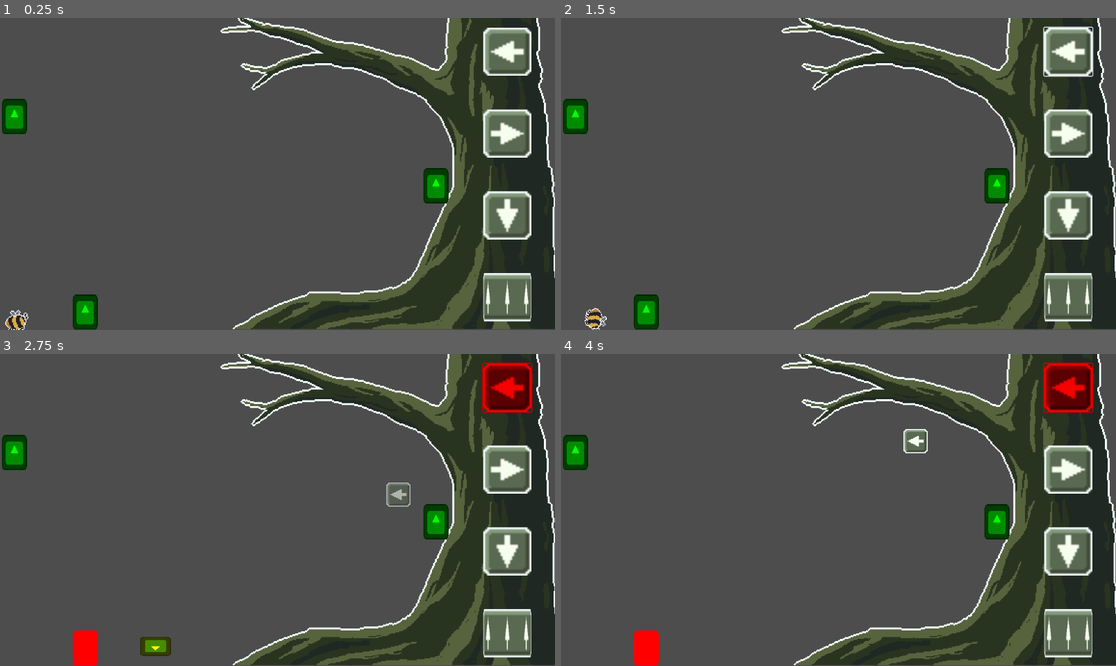
Above: before the commit, frames 1-4 (two rows, left to right).
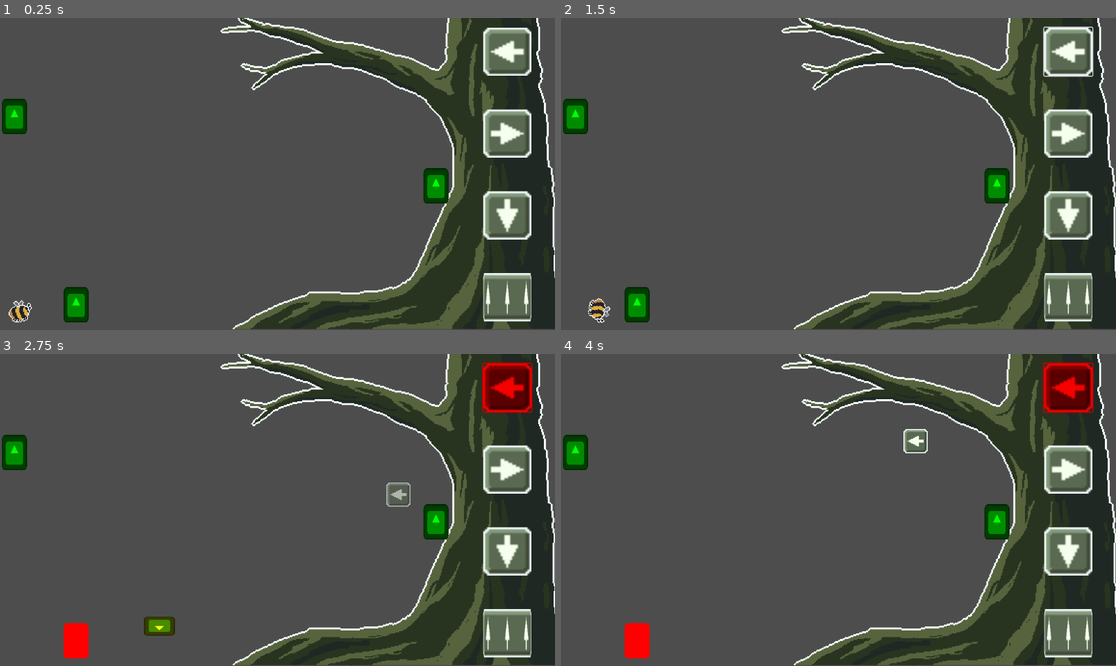
Above: after the commit, the same moments.

Repository: schmertenk/platformer
Game: Godot game, scene res://Scenes/Levels/Level1/Level1.tscn
Two runs of this game, one before a commit and one after it. Both use one fixed random seed, a clock stepped at 60 frames per second and the inputs below. This scene is started directly instead of the project's main scene. The engine's default icon, where the game draws it, is replaced by a stand-in: a white triangle on a blue panel in a dark square.
Inputs (mouse positions are in pixels of both pictures, inside the frame that each line leads up to):
- Up to frame 1 (0.25 s): no input
- Up to frame 2 (1.5 s): click (1066, 52) at 0.52 s; tap Enter at 1.25 s; move the mouse to (960, 158) at 1.27 s; hold Right (right) from 1.28 s (still down); click (960, 158) at 1.35 s
- Up to frame 3 (2.75 s): keep holding Right (right); tap Space (jump) at 1.52, 2.27 s; move the mouse to (399, 494) at 2.02 s; right-click (399, 494) at 2.1 s
- Up to frame 4 (4 s): move the mouse to (894, 441) at 2.77 s; release Right (right) at 2.78 s; hold Left (left) 2.78-3.53 s; click (894, 441) at 2.85 s; move the mouse to (810, 572) at 3.52 s; hold Right (right) from 3.53 s (still down); right-click (810, 572) at 3.6 s; tap Space (jump) at 3.77 s

The runs differ from the first frame. In frame 1, 1.0% of the frame differs, in the area x 0-18%, y 86-100%; in frame 2, 1.0%; in frame 3, 1.2%, in the area x 11-32%, y 84-100%; in frame 4, 0.5%.

Commit message:
level 1 wip

Diff:
--- a/Scenes/ControlPlatforms/S/S.gd
+++ b/Scenes/ControlPlatforms/S/S.gd
@@ -5,6 +5,6 @@
 	if Global.control_platforms.S && Input.is_action_just_pressed("down"):
 		for body in $Body/Area2D.get_overlapping_bodies():
 			if body is CharacterBody2D:
-				body.apply_force(Vector2(0, -1000))
+				body.apply_force(Vector2(0, -800))
 			if body is RigidBody2D:
-				body.apply_force(Vector2(0, -100000))
+				body.apply_force(Vector2(0, -80000))
--- a/Scenes/Levels/Level1/Level1.tscn
+++ b/Scenes/Levels/Level1/Level1.tscn
@@ -7,27 +7,23 @@
 [ext_resource type="PackedScene" uid="uid://dw58eomkudeul" path="res://Scenes/Flower/Flower.tscn" id="5_nje3h"]
 
 [sub_resource type="RectangleShape2D" id="RectangleShape2D_654ko"]
-size = Vector2(232, 20)
+size = Vector2(222, 20)
 
 [sub_resource type="RectangleShape2D" id="RectangleShape2D_8re78"]
 size = Vector2(677.5, 20)
 
 [sub_resource type="RectangleShape2D" id="RectangleShape2D_7togv"]
-size = Vector2(444.5, 23)
+size = Vector2(447.25, 54.5)
 
 [sub_resource type="RectangleShape2D" id="RectangleShape2D_quyb2"]
 size = Vector2(30.5, 276)
-
-[sub_resource type="RectangleShape2D" id="RectangleShape2D_svhkr"]
-size = Vector2(30.5, 89.5)
 
 [node name="Game" type="Node2D"]
 texture_filter = 1
 script = ExtResource("1_t3130")
 
 [node name="Player" parent="." instance=ExtResource("2_u21ff")]
-position = Vector2(35, 618)
-test_mode = true
+position = Vector2(42, 582)
 
 [node name="StaticBody2D" type="StaticBody2D" parent="."]
 
@@ -37,7 +33,7 @@
 texture = ExtResource("3_1fu3n")
 
 [node name="CollisionShape2D" type="CollisionShape2D" parent="StaticBody2D"]
-position = Vector2(120, 657)
+position = Vector2(112, 637)
 shape = SubResource("RectangleShape2D_654ko")
 
 [node name="CollisionPolygon2D" type="CollisionPolygon2D" parent="StaticBody2D"]
@@ -50,16 +46,12 @@
 shape = SubResource("RectangleShape2D_8re78")
 
 [node name="CollisionShape2D3" type="CollisionShape2D" parent="StaticBody2D"]
-position = Vector2(225.75, 565)
+position = Vector2(223.625, 506.25)
 shape = SubResource("RectangleShape2D_7togv")
 
 [node name="CollisionShape2D4" type="CollisionShape2D" parent="StaticBody2D"]
 position = Vector2(796, 264)
 shape = SubResource("RectangleShape2D_quyb2")
-
-[node name="CollisionShape2D5" type="CollisionShape2D" parent="StaticBody2D"]
-position = Vector2(431, 507.75)
-shape = SubResource("RectangleShape2D_svhkr")
 
 [node name="CanvasLayer" type="CanvasLayer" parent="."]
 
@@ -74,4 +66,4 @@
 position = Vector2(30, 205)
 
 [node name="Flower3" parent="Flowers" instance=ExtResource("5_nje3h")]
-position = Vector2(177, 611)
+position = Vector2(158, 596)
Not shown: 1 places in Scenes/Levels/Level1/Level1.tscn that only renumber resources
